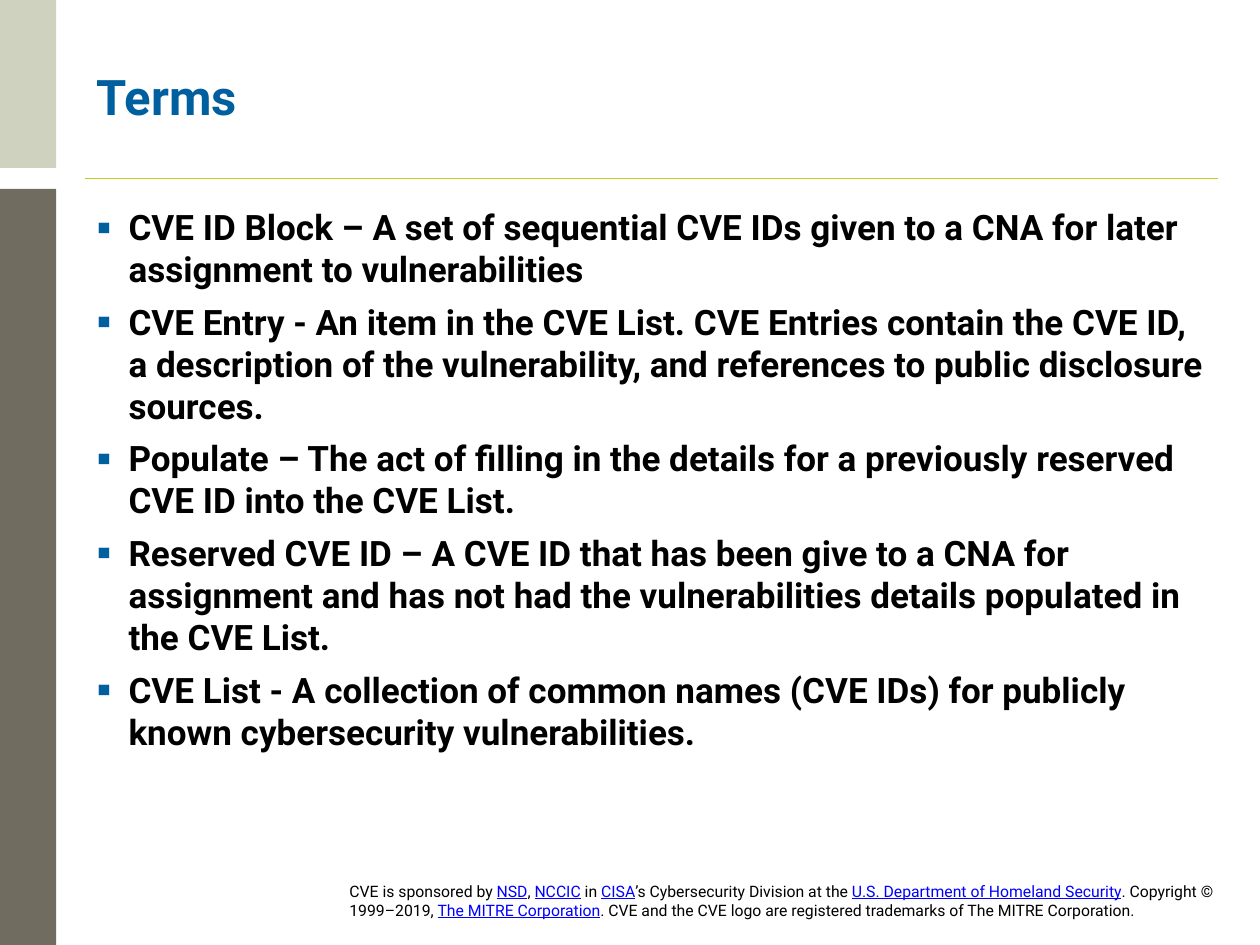
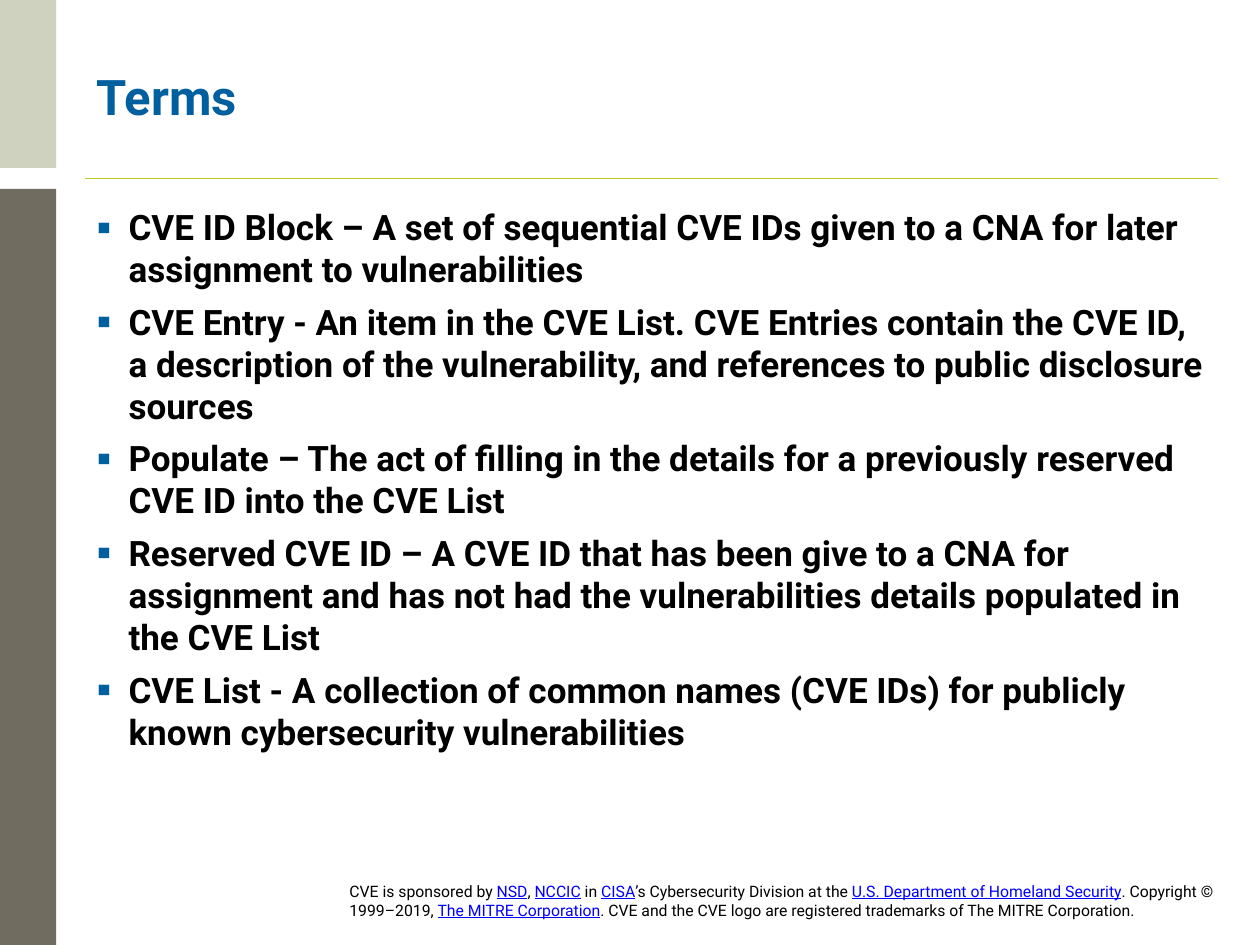
Before and after one commit to CVEProject/cveproject.github.io, a slide deck: slide 3 of docs/cna/CNA_Processes.pptx. Drawn at 1260x945 pixels with LibreOffice and Linux fonts; fonts in the diff are those of the drawing; background and template pictures are left out. Boxes give left, top, right and bottom in pixels: in the first picture for what was removed or moved away, otherwise in the second. Text is boxed around its words. In the diff, an @@ line names an element or a change of style, - is before the commit and + after.

```diff
--- a/docs/cna/CNA_Processes.pptx
+++ b/docs/cna/CNA_Processes.pptx
@@ text at [129,308,1202,753]: text changed @@
-▪ CVE Entry - An item in the CVE List. CVE Entries contain the CVE ID, a description of the vulnerability, and references to public disclosure sources.
-▪ Populate – The act of filling in the details for a previously reserved CVE ID into the CVE List.
-▪ Reserved CVE ID – A CVE ID that has been give to a CNA for assignment and has not had the vulnerabilities details populated in the CVE List.
-▪ CVE List - A collection of common names (CVE IDs) for publicly known cybersecurity vulnerabilities.
+▪ CVE Entry - An item in the CVE List. CVE Entries contain the CVE ID, a description of the vulnerability, and references to public disclosure sources
+▪ Populate – The act of filling in the details for a previously reserved CVE ID into the CVE List
+▪ Reserved CVE ID – A CVE ID that has been give to a CNA for assignment and has not had the vulnerabilities details populated in the CVE List
+▪ CVE List - A collection of common names (CVE IDs) for publicly known cybersecurity vulnerabilities
```
Also in this commit, not shown: 14 other slides changed.
